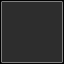
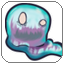
Revision of a layered 64x64 image; what changed, layer by layer:
added layer "Layer 16" above "Layer 7" over (1, 1, 63, 63)
hid "Layer 5" over (0, 0, 64, 64)
